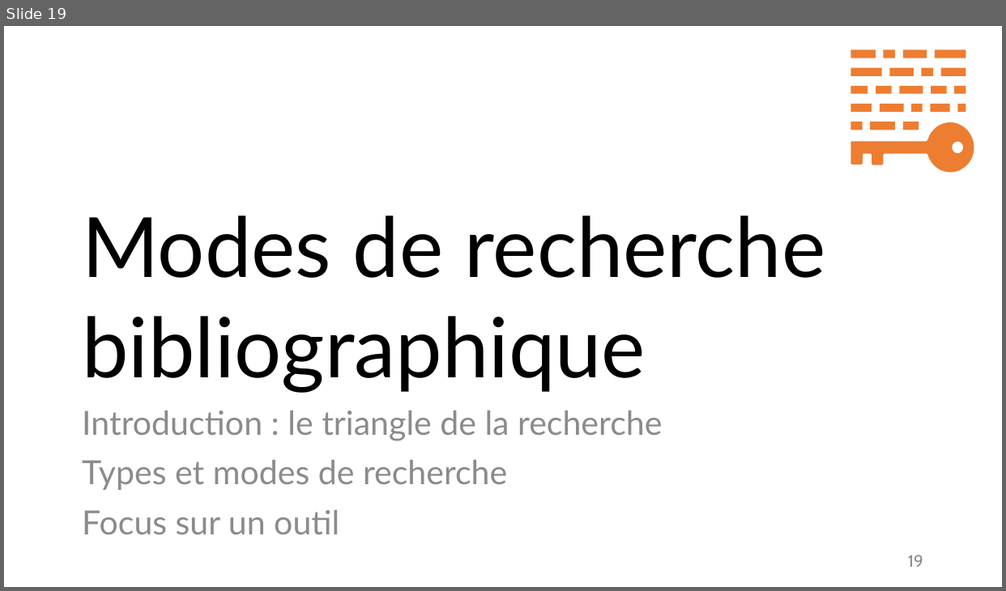
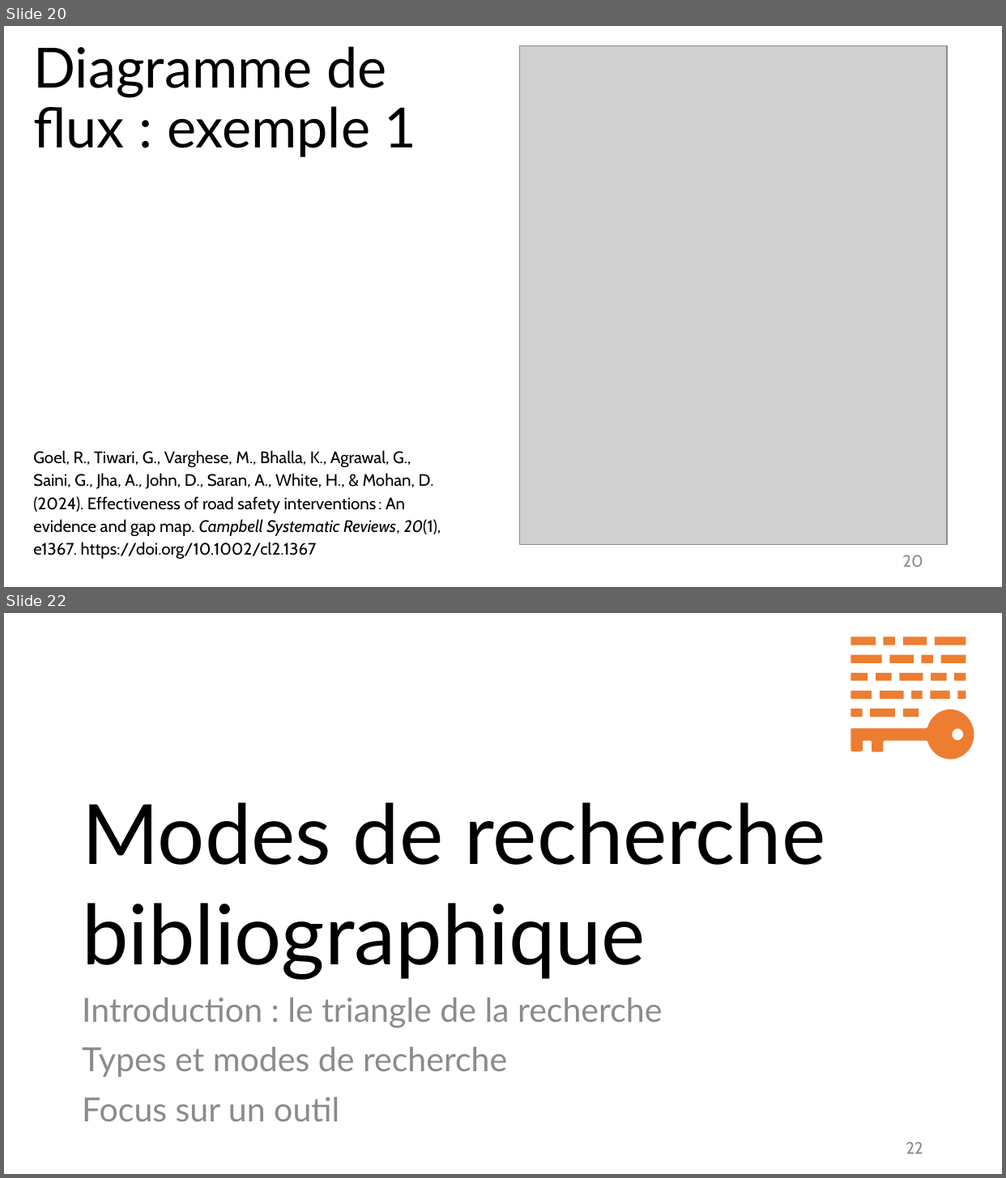
Before and after one commit to fflamerie/intro_revlit, a slide deck: docs/Intro_RevLit.odp. Shown one above the other, each under a label of ours: slide 19 before the commit, slides 20 and 22 after it; the slides between them are not shown. The pictures are 1006x591 and 1006x1178 pixels, drawn with LibreOffice and Linux fonts; fonts in the diff are those of the drawing; grey boxes stand for pictures. Boxes give left, top, right and bottom in pixels: in the first picture for what was removed or moved away, otherwise in the second. Text is boxed around its words. In the diff, an @@ line names an element or a change of style, - is before the commit and + after.

```diff
--- a/docs/Intro_RevLit.odp
+++ b/docs/Intro_RevLit.odp
@@ slide 20 added at (4, 26, 1002, 587), background #FFFFFF @@
@@ title added at (34, 46, 417, 157), 40 pt, text #000000 @@
+Diagramme de flux : exemple 1
@@ picture added at (520, 46, 947, 545) @@
@@ text added at (33, 450, 441, 559), 12 pt, text #000000 @@
+Goel, R., Tiwari, G., Varghese, M., Bhalla, K., Agrawal, G., Saini, G., Jha, A., John, D., Saran, A., White, H., & Mohan, D. (2024). Effectiveness of road safety interventions : An evidence and gap map. Campbell Systematic Reviews, 20(1), e1367. https://doi.org/10.1002/cl2.1367
@@ page number added at (902, 555, 923, 567), 12 pt, text #8C8C8C @@
+20
@@ what was slide 19 is now slide 22 @@
@@ page number at (906, 1142, 923, 1154): text changed @@
-19
+22
```
Also in this commit, not shown: 19 slides changed, 7 other slides added, 4 other files.
